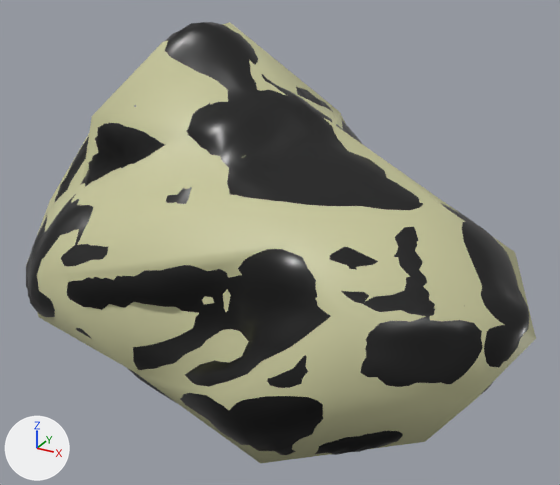
What one commit did to the FBX model src/Assets/Resources/Mining/ore_3.fbx.
The view is the same before and after, from a 50 mm lens placed at (0.81, -1.324, 0.652), pointed at (0.113, -0.058, 0.018). The axes (+X, +Y, +Z) are drawn at lower left. The lights are the same throughout. Objects named as collision shapes, trigger or cutter boxes, shadow casters or lower levels of detail are left out. Where no turn or scale is listed for an object, it has been applied to the vertices.

In view in the first picture: 'MetalOre_LOD0', 'UTM_MetalOre'.
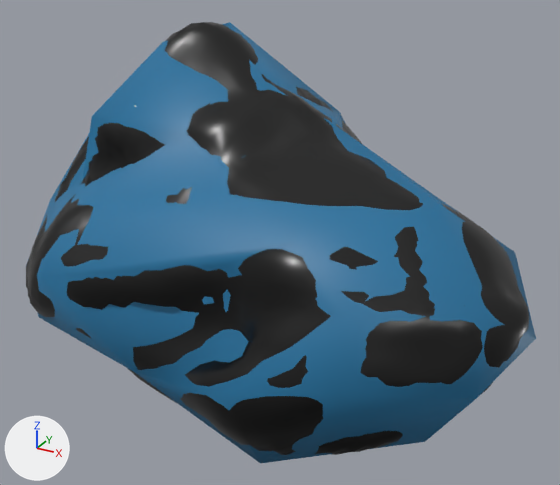
The newer file is also rescaled (x0.55) as a whole; pictures and numbers use the older file's frame.

Changed parts and their boxes (x1, y1, x2, y2) in the pictures (560 x 485 px):
'UTM_MetalOre', recoloured (beige to blue): (37, 22, 536, 463) in both

What the commit changed:
Material 'Cobblestone_561F9D5A365B9BDC' (mat_cobblestone_561f9d5a365b9bdc) changes colour from beige #c7c69a to blue #21729f; in linear values from (0.57, 0.565, 0.325) to (0.015, 0.169, 0.347).
